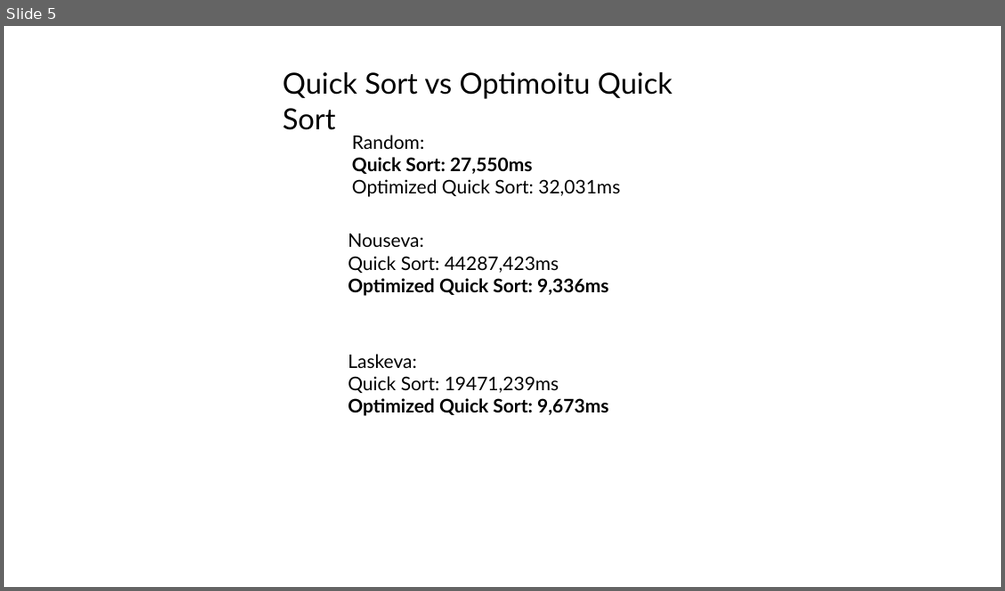
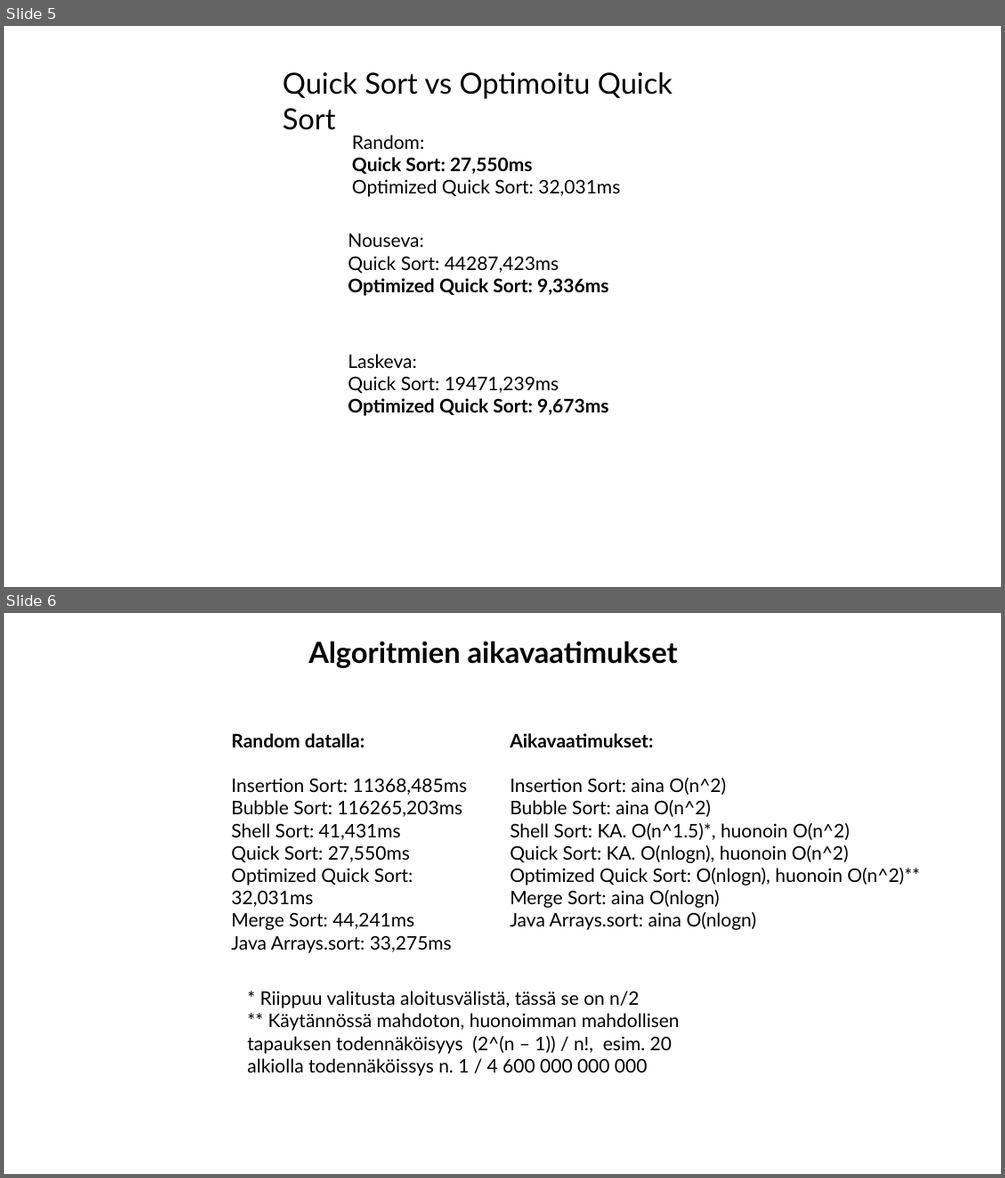
Before and after one commit to KeskinenNiilo/SortAlgorithmsJava, a slide deck: dokumentointi.pptx. Shown one above the other, each under a label of ours: slide 5 before the commit, slides 5 and 6 after it. The pictures are 1005x591 and 1005x1178 pixels, drawn with LibreOffice and Linux fonts; fonts in the diff are those of the drawing. Boxes give left, top, right and bottom in pixels: in the first picture for what was removed or moved away, otherwise in the second. Text is boxed around its words. In the diff, an @@ line names an element or a change of style, - is before the commit and + after.

```diff
--- a/dokumentointi.pptx
+++ b/dokumentointi.pptx
@@ slide 6 added at bbox=[4, 613, 1001, 1174], background #FFFFFF @@
@@ text added at bbox=[308, 641, 678, 668], 28 pt, text #000000, bold @@
+Algoritmien aikavaatimukset
@@ text added at bbox=[231, 733, 468, 953], 18 pt, text #000000 @@
+Random datalla:
+Insertion Sort: 11368,485ms
+Bubble Sort: 116265,203ms
+Shell Sort: 41,431ms
+Quick Sort: 27,550ms
+Optimized Quick Sort: 32,031ms
+Merge Sort: 44,241ms
+Java Arrays.sort: 33,275ms
@@ text added at bbox=[510, 733, 920, 930], 18 pt, text #000000 @@
+Aikavaatimukset:
+Insertion Sort: aina O(n^2)
+Bubble Sort: aina O(n^2)
+Shell Sort: KA. O(n^1.5)*, huonoin O(n^2)
+Quick Sort: KA. O(nlogn), huonoin O(n^2)
+Optimized Quick Sort: O(nlogn), huonoin O(n^2)**
+Merge Sort: aina O(nlogn)
+Java Arrays.sort: aina O(nlogn)
@@ text added at bbox=[247, 990, 680, 1076], 18 pt, text #000000 @@
+* Riippuu valitusta aloitusvälistä, tässä se on n/2
+** Käytännössä mahdoton, huonoimman mahdollisen tapauksen todennäköisyys (2^(n – 1)) / n!, esim. 20 alkiolla todennäköissys n. 1 / 4 600 000 000 000
```
Also in this commit, not shown: 3 slides changed, 1 slide removed, 2 other files.
